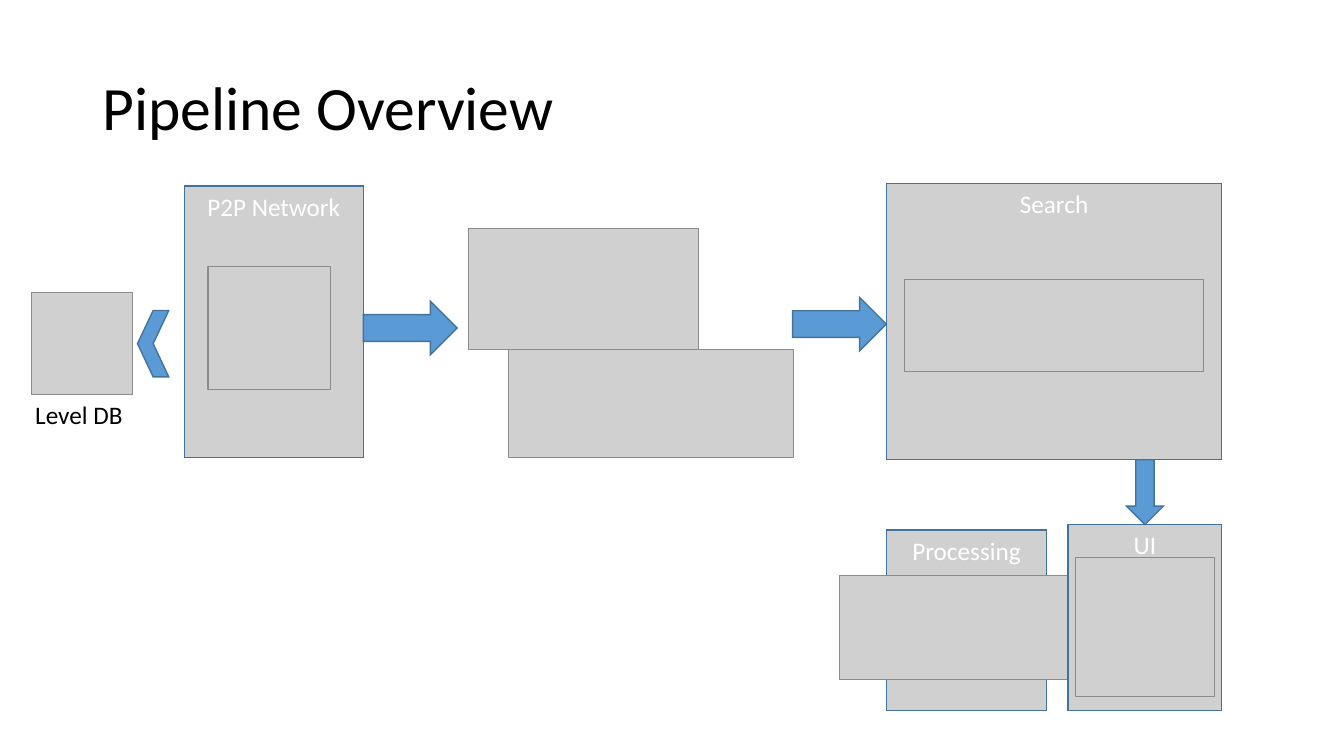
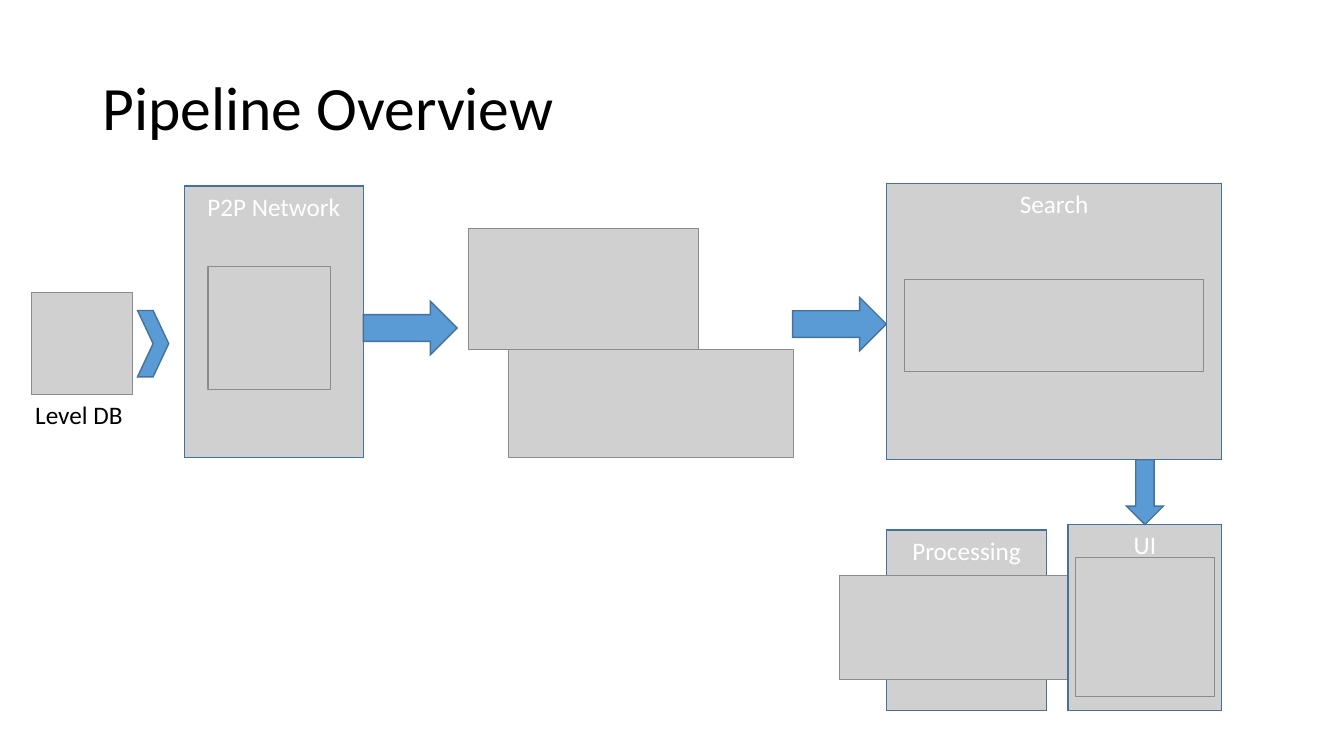
Before and after one commit to igorbarinov/blockchainnow, a slide deck: slide 5 of presentation/blockchain_now.pptx (slide 6 before the commit). Drawn at 1344x756 pixels with LibreOffice and Linux fonts; fonts in the diff are those of the drawing; grey boxes stand for pictures; background and template pictures are left out. Boxes give left, top, right and bottom in pixels: in the first picture for what was removed or moved away, otherwise in the second. Text is boxed around its words. In the diff, an @@ line names an element or a change of style, - is before the commit and + after.

```diff
--- a/presentation/blockchain_now.pptx
+++ b/presentation/blockchain_now.pptx
@@ chevron at (137, 311, 168, 377): rotation 180 to 0 degrees @@
```
Also in this commit, not shown: 4 other slides changed, 1 slide removed, 47 other files.
